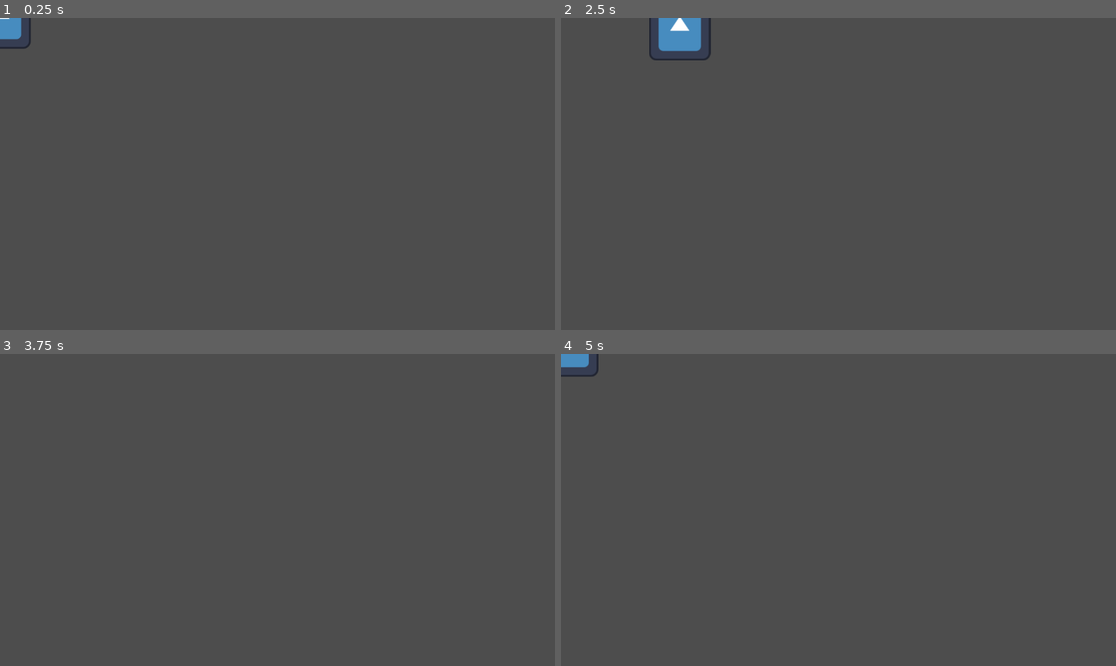
Above: before the commit, frames 1-4 (two rows, left to right).
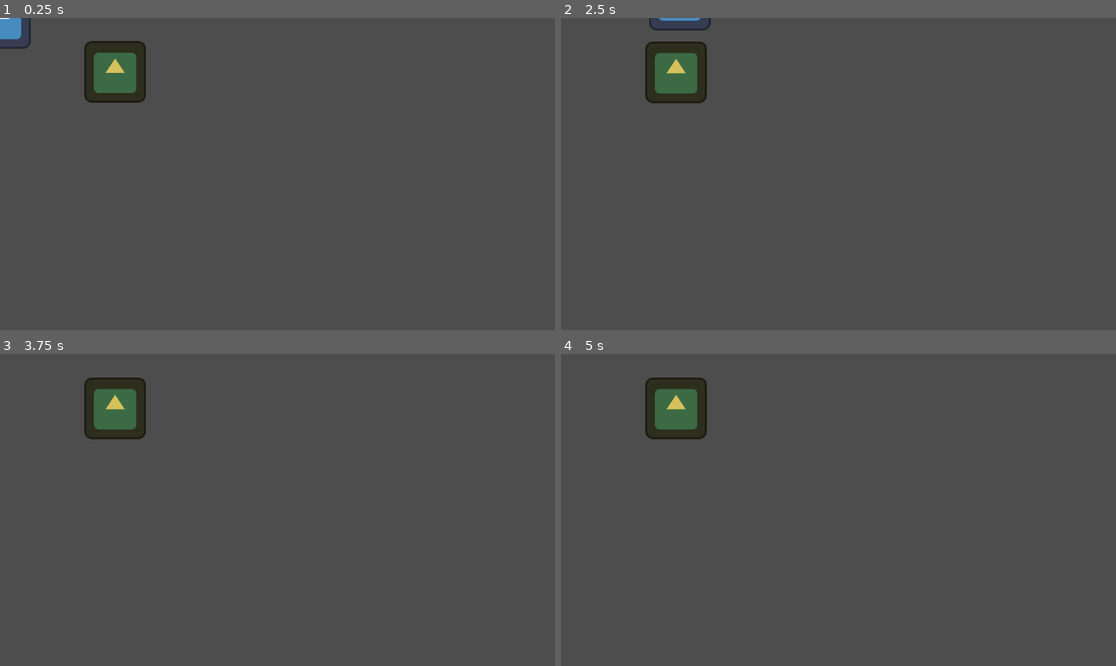
Above: after the commit, the same moments.

Repository: arthurnog/cordelProject
Game: Godot game, scene res://nodes/sample_scene.tscn
Two runs of this game, one before a commit and one after it. Both use one fixed random seed, a clock stepped at 60 frames per second and the inputs below. Before the commit the project has no main scene; this scene is started directly in both runs. The engine's default icon, where the game draws it, is replaced by a stand-in: a white triangle on a blue panel in a dark square.
Inputs:
- Up to frame 1 (0.25 s): no input
- Up to frame 2 (2.5 s): tap Enter at 0.5 s; hold Right (p_right) 0.53-1.28 s; tap Z (p_attack) at 0.6, 1.35, 2.1 s; tap Space (p_jump) at 0.77, 1.25, 1.52 s; hold Down (p_down) 1.28-2.03 s; hold Right (p_right) from 2.03 s (still down)
- Up to frame 3 (3.75 s): release Right (p_right) at 2.78 s; hold Up (p_up) 2.78-3.53 s; tap Z (p_attack) at 2.85, 3.6 s; tap Space (p_jump) at 3.02 s; hold Left (p_left) from 3.53 s (still down)
- Up to frame 4 (5 s): keep holding Left (p_left); tap Space (p_jump) at 3.77, 4.52 s; tap Enter at 4.25 s; tap Z (p_attack) at 4.35 s

The runs differ from the first frame. In frame 1, 2.2% of the frame differs, in the area x 15-27%, y 7-28%; in frame 2, 2.8%, in the area x 15-28%, y 0-28%; in frame 3, 2.1%; in frame 4, 2.4%.

Commit message:
Create base minion node

Diff:
--- /dev/null
+++ b/nodes/minion.tscn
@@ -0,0 +1,24 @@
+[gd_scene load_steps=4 format=3 uid="uid://chi25qf3miqv8"]
+
+[ext_resource type="Texture2D" uid="uid://dwi30xlufrnt0" path="res://icon.svg" id="1_acvuv"]
+[ext_resource type="Script" path="res://scripts/movement_module.gd" id="2_iucp4"]
+
+[sub_resource type="CapsuleShape2D" id="CapsuleShape2D_bhg8m"]
+height = 130.0
+
+[node name="Minion" type="CharacterBody2D"]
+motion_mode = 1
+
+[node name="Icon" type="Sprite2D" parent="."]
+modulate = Color(0.835294, 0.756863, 0.356863, 1)
+texture = ExtResource("1_acvuv")
+
+[node name="CollisionShape2D" type="CollisionShape2D" parent="."]
+position = Vector2(0, 56)
+rotation = 1.5708
+shape = SubResource("CapsuleShape2D_bhg8m")
+
+[node name="MovementModule" type="Node" parent="." node_paths=PackedStringArray("body", "sprite")]
+script = ExtResource("2_iucp4")
+body = NodePath("..")
+sprite = NodePath("../Icon")
--- a/nodes/sample_scene.tscn
+++ b/nodes/sample_scene.tscn
@@ -1,7 +1,11 @@
-[gd_scene load_steps=2 format=3 uid="uid://bo0ql0uvk4hx5"]
+[gd_scene load_steps=3 format=3 uid="uid://bo0ql0uvk4hx5"]
 
 [ext_resource type="PackedScene" uid="uid://4d4jryd0fdo1" path="res://nodes/player.tscn" id="1_y2a1n"]
+[ext_resource type="PackedScene" uid="uid://chi25qf3miqv8" path="res://nodes/minion.tscn" id="2_pcboj"]
 
 [node name="SampleScene" type="Node2D"]
 
 [node name="Player" parent="." instance=ExtResource("1_y2a1n")]
+
+[node name="Minion" parent="." instance=ExtResource("2_pcboj")]
+position = Vector2(239, 112)
--- a/project.godot
+++ b/project.godot
@@ -11,6 +11,7 @@
 [application]
 
 config/name="cordelProject"
+run/main_scene="res://nodes/sample_scene.tscn"
 config/features=PackedStringArray("4.3", "Forward Plus")
 config/icon="res://icon.svg"
 
